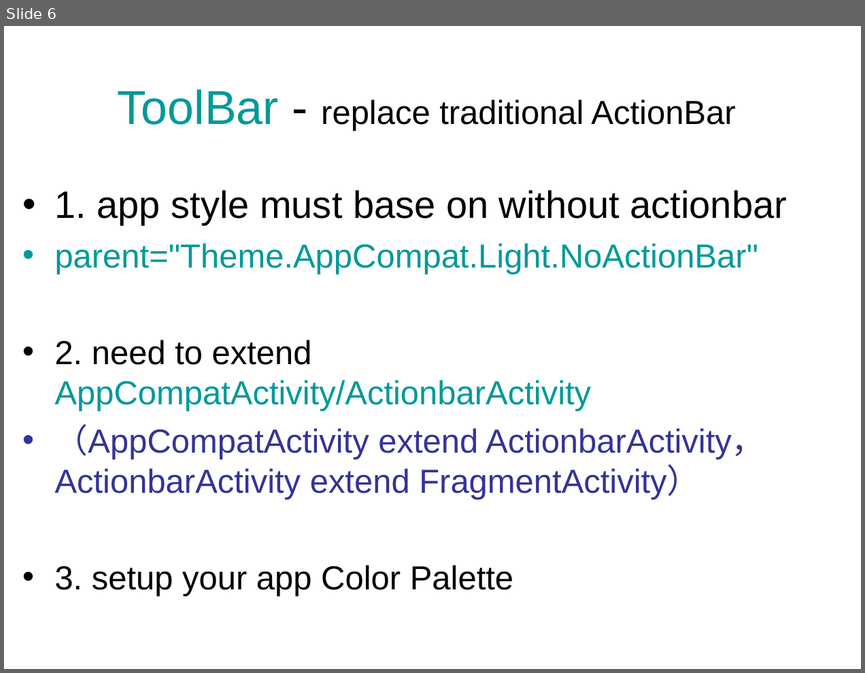
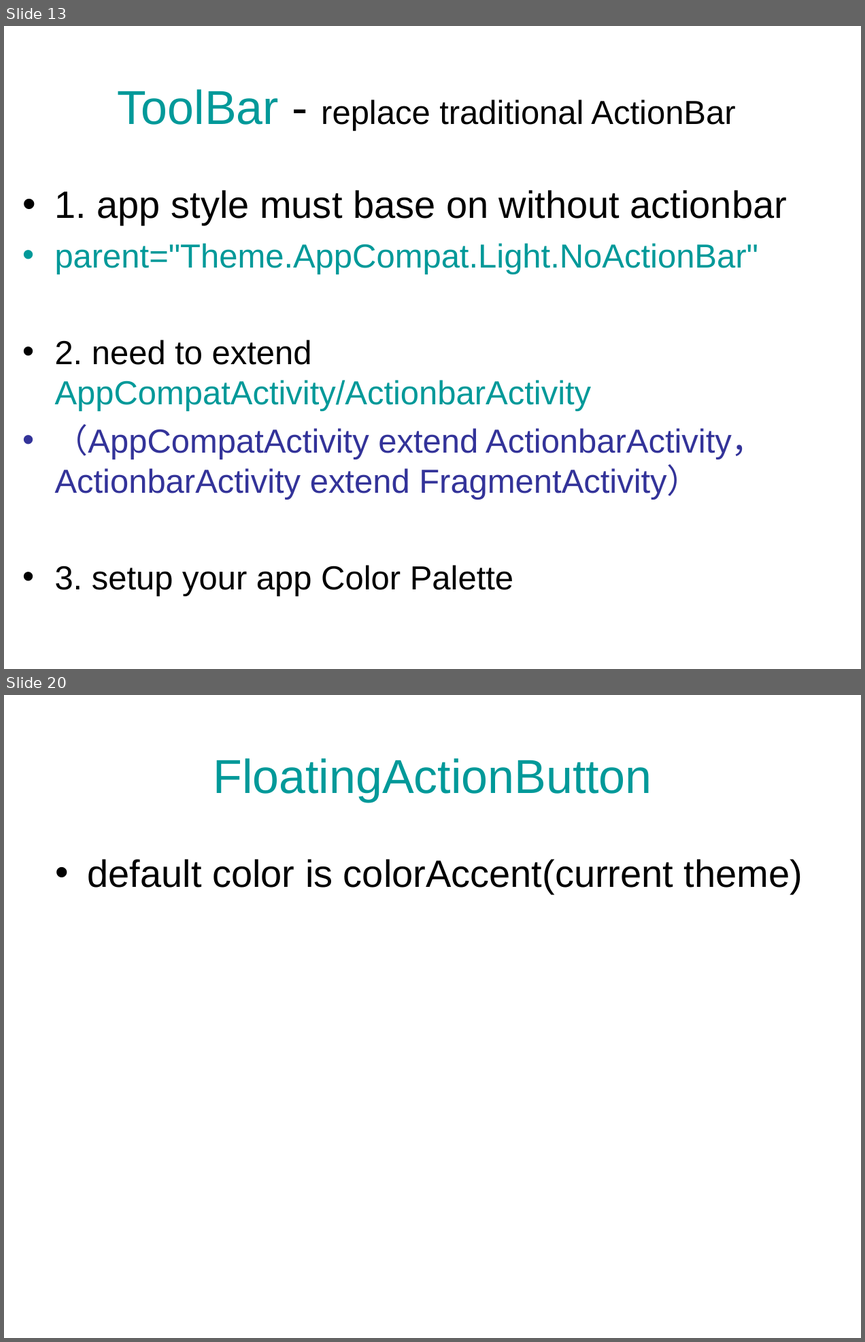
Before and after one commit to AlminChou/MaterialDemo, a slide deck: Material design.ppt. Shown one above the other, each under a label of ours: slide 6 before the commit, slides 13 and 20 after it; the slides between them are not shown. The pictures are 865x673 and 865x1342 pixels, drawn with LibreOffice and Linux fonts; fonts in the diff are those of the drawing. Boxes give left, top, right and bottom in pixels: in the first picture for what was removed or moved away, otherwise in the second. Text is boxed around its words. In the diff, an @@ line names an element or a change of style, - is before the commit and + after.

```diff
--- a/Material design.ppt
+++ b/Material design.ppt
@@ slide 20 added at <box>4,695,861,1338</box>, background #FFFFFF @@
@@ title added at <box>213,758,651,802</box>, 40 pt, text #009999 @@
+FloatingActionButton
@@ text added at <box>88,859,802,894</box>, 32 pt, text #000000 @@
+• default color is colorAccent(current theme)
@@ what was slide 6 is now slide 13 @@
```
Also in this commit, not shown: 3 slides changed, 19 other slides added, 2 slides removed, 17 other files.
